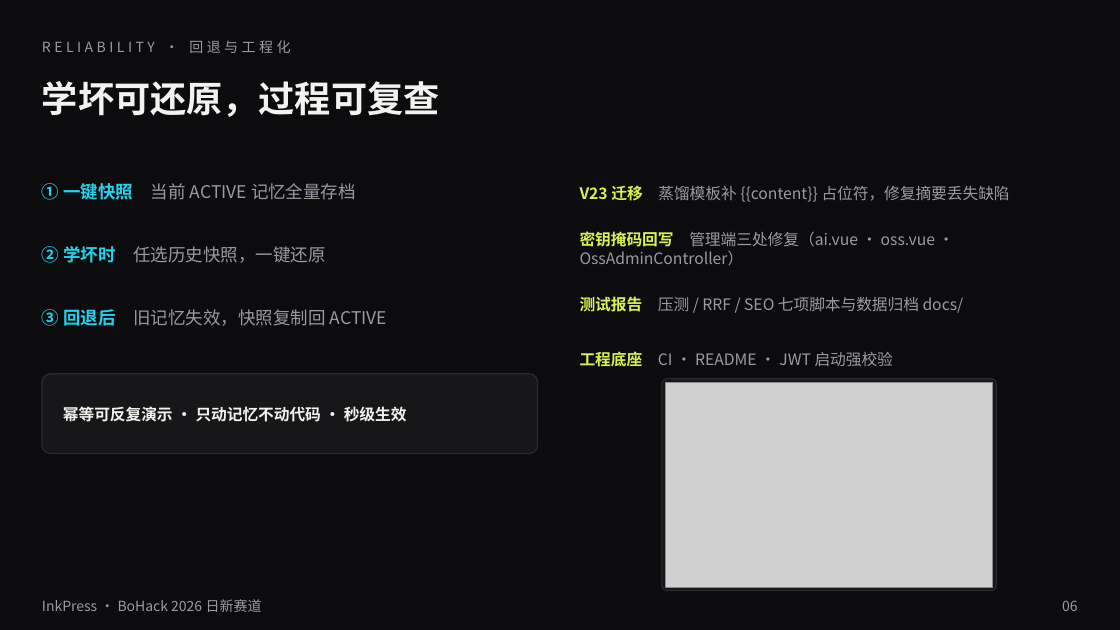
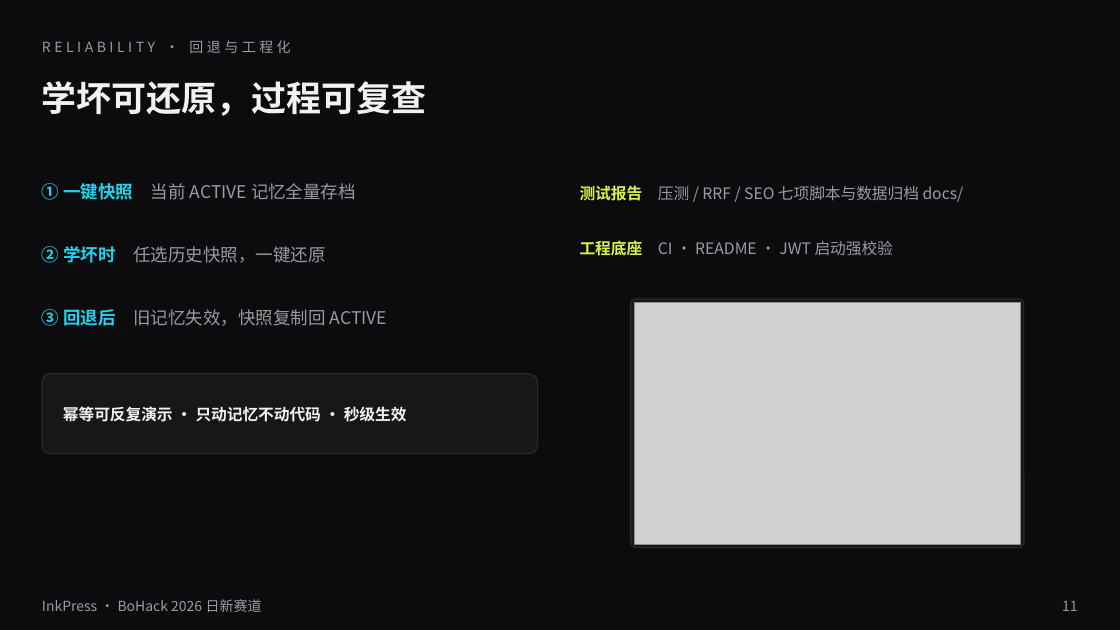
Before and after one commit to lggyx/inkpress2agent, a slide deck: slide 11 of docs/InkPress-BoHack2026-路演.pptx (slide 6 before the commit). Drawn at 1120x630 pixels with LibreOffice and Linux fonts; fonts in the diff are those of the drawing; grey boxes stand for pictures. Boxes give left, top, right and bottom in pixels: in the first picture for what was removed or moved away, otherwise in the second. Text is boxed around its words. In the diff, an @@ line names an element or a change of style, - is before the commit and + after.

Commit message:
docs(pitch): 路演 PPT 增厚 6→11 页——新增产品愿景双轨/内容规模 21 篇/工程复盘两页/移动端规划，演示入口带账号

```diff
--- a/docs/InkPress-BoHack2026-路演.pptx
+++ b/docs/InkPress-BoHack2026-路演.pptx
@@ text "学坏可还原，过程可复查" at [42,81,427,116]: size 31 to 30 pt @@
@@ text at [580,185,964,202]: text changed @@
-V23 迁移 蒸馏模板补 {{content}} 占位符，修复摘要丢失缺陷
+测试报告 压测 / RRF / SEO 七项脚本与数据归档 docs/
@@ text at [580,240,893,256]: text changed @@
-密钥掩码回写 管理端三处修复（ai.vue · oss.vue · OssAdminController）
+工程底座 CI · README · JWT 启动强校验
@@ text removed at [580,296,964,313] @@
-测试报告 压测 / RRF / SEO 七项脚本与数据归档 docs/
@@ rounded rectangle: place and size @@
-rounded rectangle at [662,379,996,591]
+rounded rectangle at [631,299,1024,548]
@@ rounded rectangle at [631,299,1024,548]: proportions changed @@
@@ picture: place and size @@
-picture at [665,382,993,587]
+picture at [634,302,1021,544]
@@ text removed at [580,351,893,367] @@
-工程底座 CI · README · JWT 启动强校验
@@ text at [1062,601,1078,611]: text changed @@
-06
+11
```
Also in this commit, not shown: 4 other slides changed, 5 slides added.
